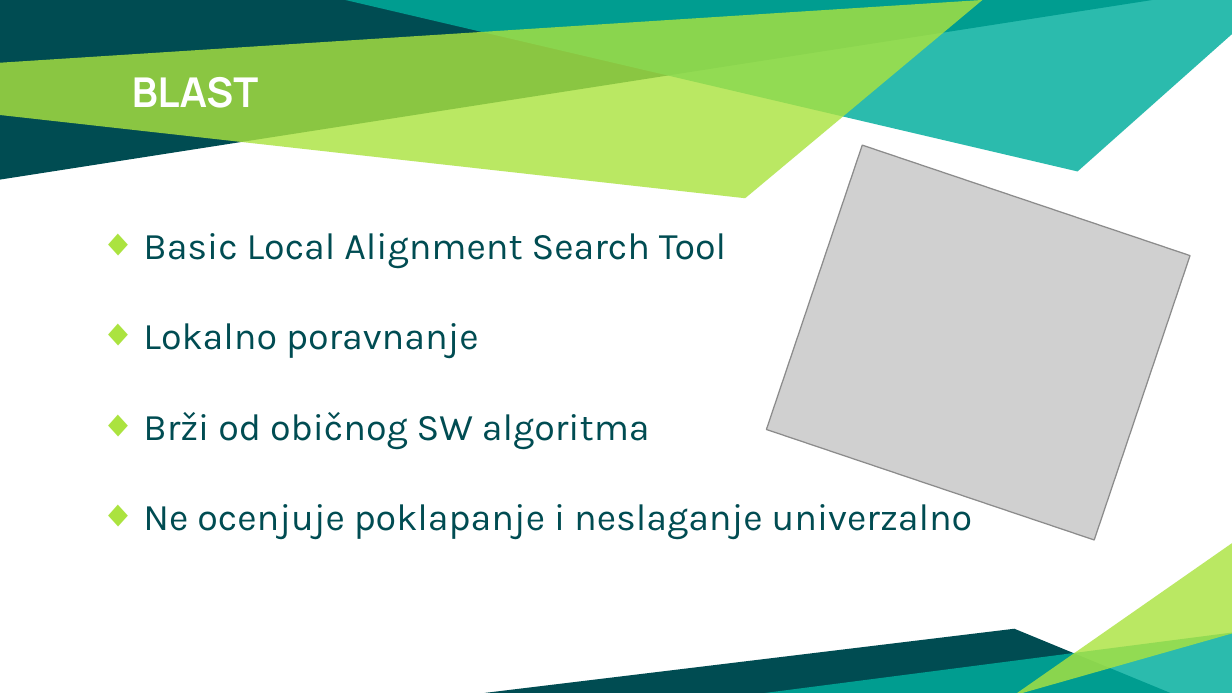
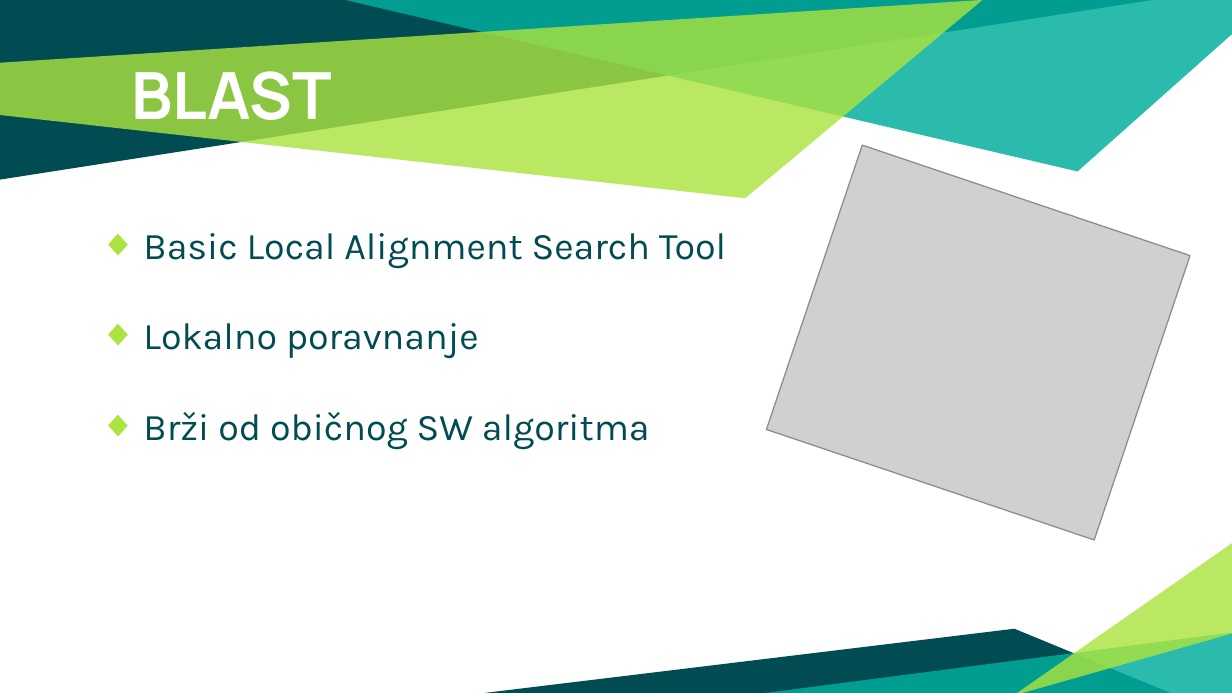
Before and after one commit to ozzy80/Large-Scale-Sequence-Comparison, a slide deck: slide 19 of Poređenje sekvenci velikih razmera.pptx (slide 17 before the commit). Drawn at 1232x693 pixels with LibreOffice and Linux fonts; fonts in the diff are those of the drawing; grey boxes stand for pictures. Boxes give left, top, right and bottom in pixels: in the first picture for what was removed or moved away, otherwise in the second. Text is boxed around its words. In the diff, an @@ line names an element or a change of style, - is before the commit and + after.

```diff
--- a/Poređenje sekvenci velikih razmera.pptx
+++ b/Poređenje sekvenci velikih razmera.pptx
@@ title "BLAST" at [132,71,332,137]: size 24 to 38 pt @@
@@ text at [143,496,973,540]: paragraph removed @@
-◆ Ne ocenjuje poklapanje i neslaganje univerzalno
```
Also in this commit, not shown: 15 other slides changed, 11 slides added, 8 slides removed, 8 other files.
